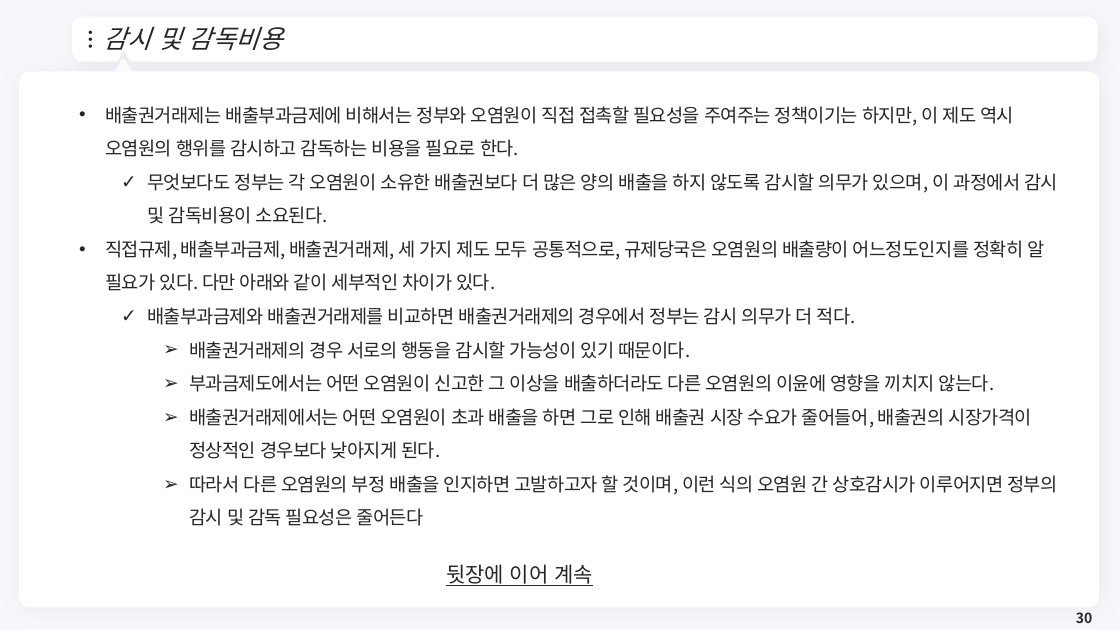
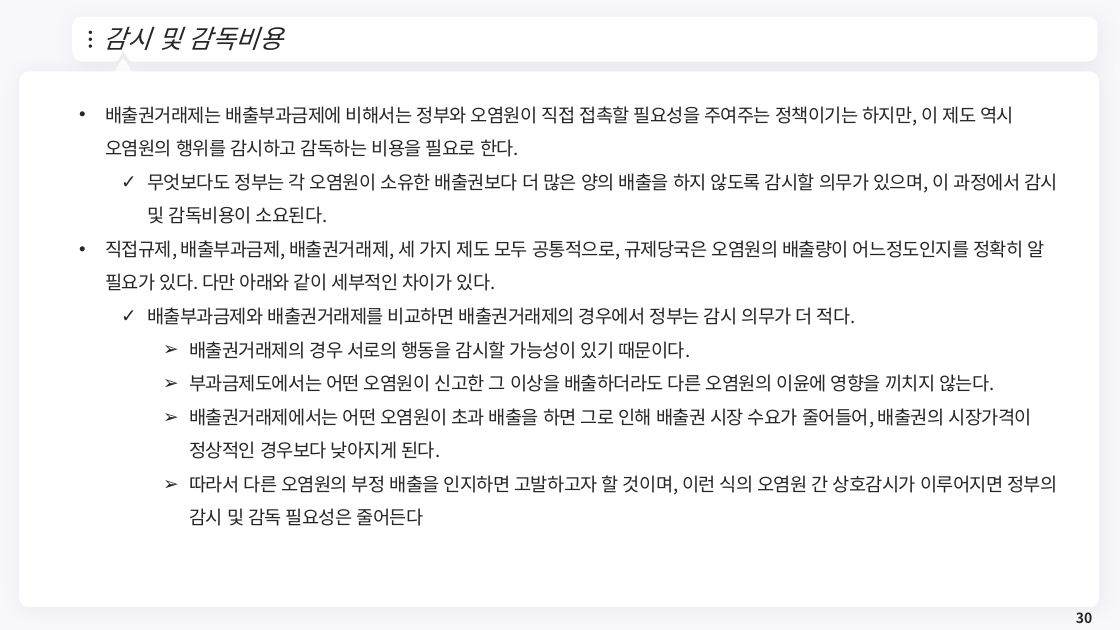
Before and after one commit to meandthey/Teaching, a slide deck: slide 30 of 환경경제학/2026-1/환경경제학_Chapter_08.pptx. Drawn at 1120x630 pixels with LibreOffice and Linux fonts; fonts in the diff are those of the drawing; background and template pictures are left out. Boxes give left, top, right and bottom in pixels: in the first picture for what was removed or moved away, otherwise in the second. Text is boxed around its words. In the diff, an @@ line names an element or a change of style, - is before the commit and + after.

```diff
--- a/환경경제학/2026-1/환경경제학_Chapter_08.pptx
+++ b/환경경제학/2026-1/환경경제학_Chapter_08.pptx
@@ text removed at [446, 564, 593, 586] @@
-뒷장에 이어 계속
```
Also in this commit, not shown: 8 other files.
